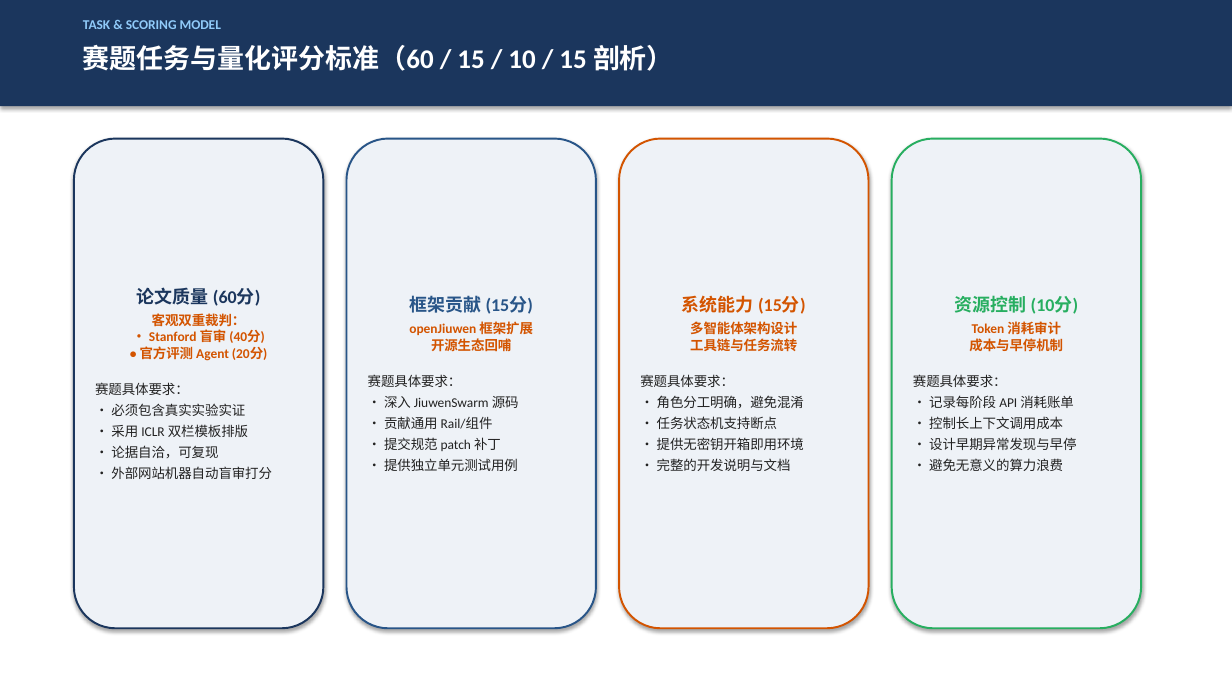
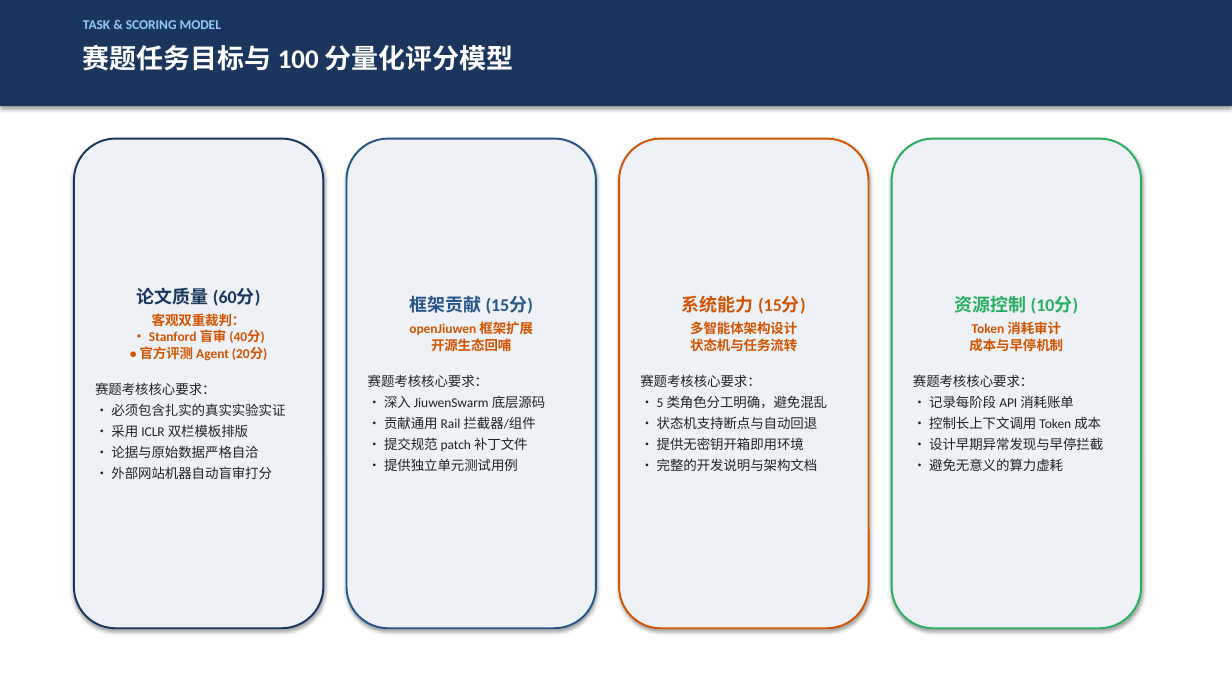
Before and after one commit to MieSheeeep/JiuwenSwarmPaperAgent, a slide deck: slide 2 of docs/第6组项目汇报PPT_终版.pptx. Drawn at 1232x693 pixels with LibreOffice and Linux fonts; fonts in the diff are those of the drawing. Boxes give left, top, right and bottom in pixels: in the first picture for what was removed or moved away, otherwise in the second. Text is boxed around its words. In the diff, an @@ line names an element or a change of style, - is before the commit and + after.

```diff
--- a/docs/第6组项目汇报PPT_终版.pptx
+++ b/docs/第6组项目汇报PPT_终版.pptx
@@ text at [83, 45, 514, 71]: text changed @@
-赛题任务与量化评分标准（60 / 15 / 10 / 15 剖析）
+赛题任务目标与 100 分量化评分模型
@@ text in rounded rectangle at [640, 321, 828, 471]: text changed @@
-多智能体架构设计
-工具链与任务流转
-赛题具体要求：
-• 角色分工明确，避免混淆
-• 任务状态机支持断点
-• 提供无密钥开箱即用环境
-• 完整的开发说明与文档
+多智能体架构设计
+状态机与任务流转
+赛题考核核心要求：
+• 5 类角色分工明确，避免混乱
+• 状态机支持断点与自动回退
+• 提供无密钥开箱即用环境
+• 完整的开发说明与架构文档
@@ text in rounded rectangle at [95, 382, 285, 479]: text changed @@
-赛题具体要求：
-• 必须包含真实实验实证
-• 采用 ICLR 双栏模板排版
-• 论据自洽，可复现
-• 外部网站机器自动盲审打分
+赛题考核核心要求：
+• 必须包含扎实的真实实验实证
+• 采用 ICLR 双栏模板排版
+• 论据与原始数据严格自洽
+• 外部网站机器自动盲审打分
@@ text in rounded rectangle at [368, 374, 546, 471]: text changed @@
-赛题具体要求：
-• 深入 JiuwenSwarm 源码
-• 贡献通用 Rail/组件
-• 提交规范 patch 补丁
-• 提供独立单元测试用例
+赛题考核核心要求：
+• 深入 JiuwenSwarm 底层源码
+• 贡献通用 Rail 拦截器/组件
+• 提交规范 patch 补丁文件
+• 提供独立单元测试用例
@@ text in rounded rectangle at [913, 374, 1103, 471]: text changed @@
-赛题具体要求：
-• 记录每阶段 API 消耗账单
-• 控制长上下文调用成本
-• 设计早期异常发现与早停
-• 避免无意义的算力浪费
+赛题考核核心要求：
+• 记录每阶段 API 消耗账单
+• 控制长上下文调用 Token 成本
+• 设计早期异常发现与早停拦截
+• 避免无意义的算力虚耗
```
Also in this commit, not shown: 12 other slides changed, 3 slides added, 3 slides removed, 3 other files.
